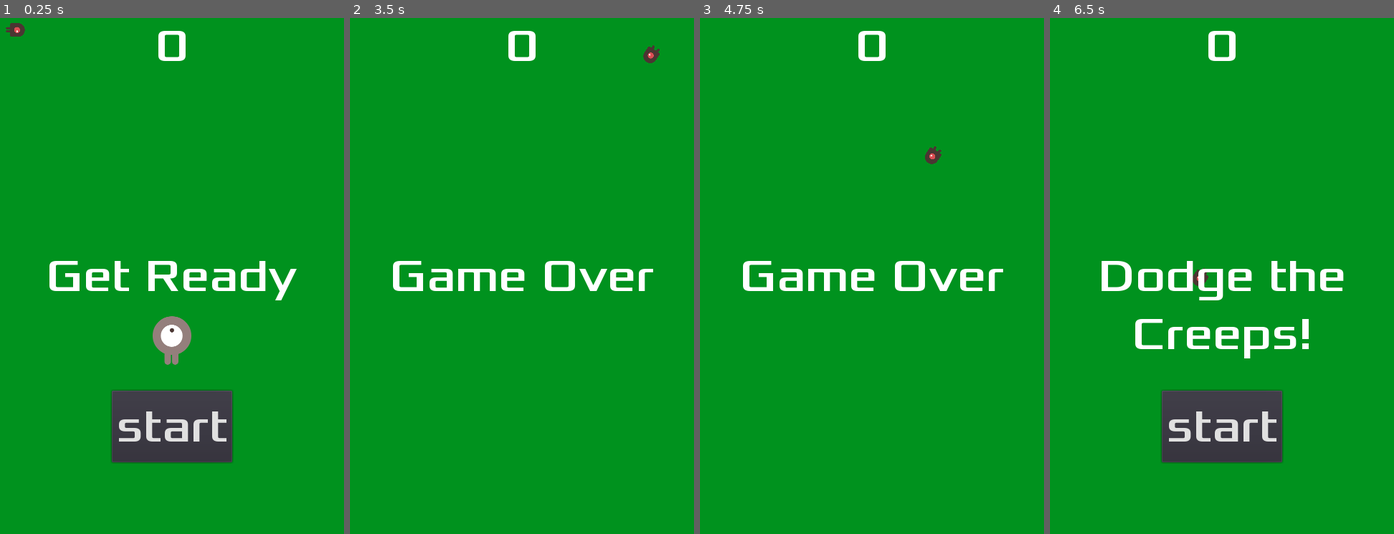
Above: before the commit, frames 1-4 (left to right).
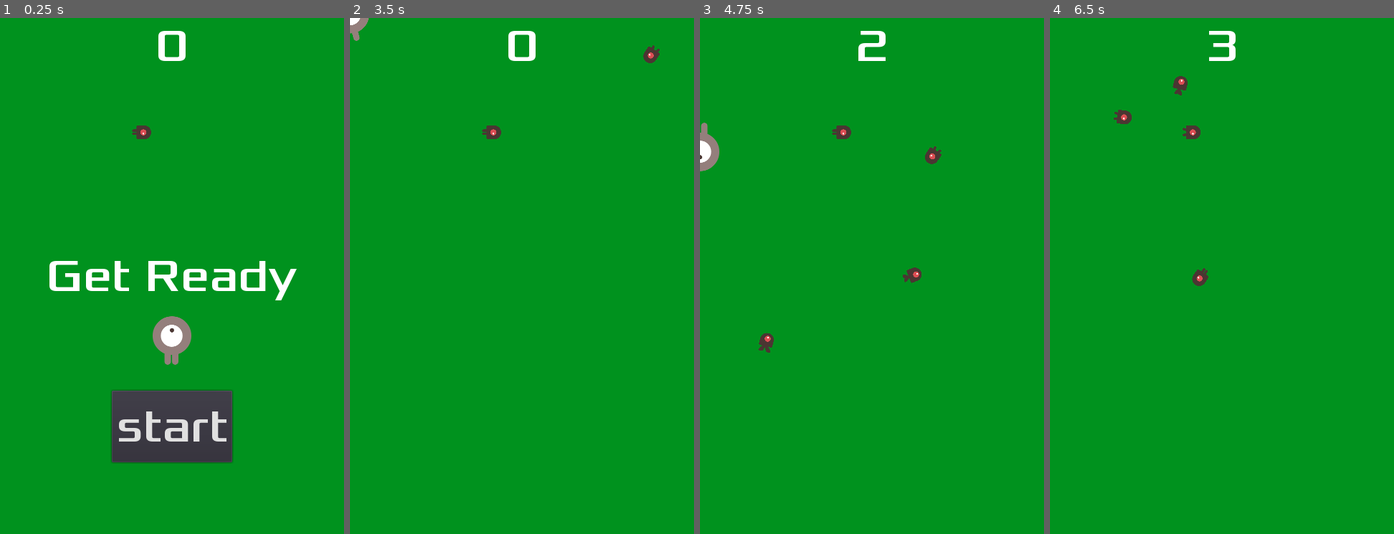
Above: after the commit, the same moments.

Repository: guano/dodge-the-creeps
Game: Godot game, scene res://game.tscn
Same seed, same stepped clock (60 frames per second), same inputs: the game is played once before the commit and once after it. Before the commit the project starts from res://Player.tscn.
Inputs:
- Up to frame 1 (0.25 s): no input
- Up to frame 2 (3.5 s): click "start" at 0.5 s; tap Enter at 1.25 s; hold Up (ui_up) 1.28-2.78 s; hold Left (ui_left) from 2.78 s (still down)
- Up to frame 3 (4.75 s): release Left (ui_left) at 4.28 s; hold Down (ui_down) from 4.28 s (still down)
- Up to frame 4 (6.5 s): release Down (ui_down) at 5.03 s; hold Right (ui_right) 5.03-5.78 s; hold Up (ui_up) from 5.78 s (still down)

The runs differ from the first frame. In frame 1, 0.2% of the frame differs, in the area x 1-44%, y 0-24%; in frame 2, 2.0%; in frame 3, 2.5%; in frame 4, 8.4%, in the area x 15-86%, y 2-87%.

Commit message:
sanitize scene names. I still don't know how to fix the mob always starting spawned already

Diff:
--- a/Player.tscn
+++ b/game.tscn
@@ -1,52 +1,31 @@
-[gd_scene load_steps=18 format=2]
+[gd_scene load_steps=12 format=2]
 
-[ext_resource path="res://dodge_assets/art/playerGrey_walk2.png" type="Texture" id=1]
-[ext_resource path="res://dodge_assets/art/playerGrey_walk1.png" type="Texture" id=2]
-[ext_resource path="res://dodge_assets/art/playerGrey_up2.png" type="Texture" id=3]
-[ext_resource path="res://dodge_assets/art/playerGrey_up1.png" type="Texture" id=4]
-[ext_resource path="res://Player.gd" type="Script" id=5]
-[ext_resource path="res://HUD.gd" type="Script" id=6]
-[ext_resource path="res://dodge_assets/fonts/Xolonium-Regular.ttf" type="DynamicFontData" id=7]
-[ext_resource path="res://dodge_assets/art/House In a Forest Loop.ogg" type="AudioStream" id=8]
-[ext_resource path="res://dodge_assets/art/gameover.wav" type="AudioStream" id=9]
-[ext_resource path="res://Main.gd" type="Script" id=13]
-[ext_resource path="res://Mob.tscn" type="PackedScene" id=14]
+[ext_resource path="res://Main.gd" type="Script" id=1]
+[ext_resource path="res://dodge_assets/art/House In a Forest Loop.ogg" type="AudioStream" id=2]
+[ext_resource path="res://dodge_assets/fonts/Xolonium-Regular.ttf" type="DynamicFontData" id=3]
+[ext_resource path="res://Mob.tscn" type="PackedScene" id=4]
+[ext_resource path="res://HUD.gd" type="Script" id=5]
+[ext_resource path="res://dodge_assets/art/gameover.wav" type="AudioStream" id=6]
+[ext_resource path="res://player_character.tscn" type="PackedScene" id=7]
 
-[sub_resource type="SpriteFrames" id=1]
-animations = [ {
-"frames": [ ExtResource( 4 ), ExtResource( 3 ) ],
-"loop": true,
-"name": "up",
-"speed": 5.0
-}, {
-"frames": [ ExtResource( 2 ), ExtResource( 1 ) ],
-"loop": true,
-"name": "walk",
-"speed": 5.0
-} ]
-
-[sub_resource type="CapsuleShape2D" id=2]
-radius = 26.9957
-height = 13.8298
-
-[sub_resource type="Curve2D" id=5]
+[sub_resource type="Curve2D" id=3]
 _data = {
 "points": PoolVector2Array( 0, 0, 0, 0, 0, 0, 0, 0, 0, 0, 480, 0, 0, 0, 0, 0, 480, 728, 0, 0, 0, 0, 480, 736, 0, 0, 0, 0, 192, 736, 0, 0, 0, 0, 0, 728, 0, 0, 0, 0, 0, 0, 0, 0, 0, 0, 0, 720, 0, 0, 0, 0, 192, 736 )
 }
 
-[sub_resource type="DynamicFont" id=6]
+[sub_resource type="DynamicFont" id=4]
 size = 64
-font_data = ExtResource( 7 )
+font_data = ExtResource( 3 )
 
-[sub_resource type="InputEventAction" id=7]
+[sub_resource type="InputEventAction" id=5]
 action = "ui_select"
 
-[sub_resource type="ShortCut" id=8]
-shortcut = SubResource( 7 )
+[sub_resource type="ShortCut" id=6]
+shortcut = SubResource( 5 )
 
 [node name="Main" type="Node"]
-script = ExtResource( 13 )
-Mob = ExtResource( 14 )
+script = ExtResource( 1 )
+Mob = ExtResource( 4 )
 
 [node name="ColorRect" type="ColorRect" parent="."]
 anchor_right = 1.0
@@ -56,24 +35,12 @@
 "_edit_use_anchors_": false
 }
 
-[node name="Player" type="Area2D" parent="."]
-position = Vector2( 2.59566, 2.07223 )
-script = ExtResource( 5 )
-__meta__ = {
-"_edit_group_": true
-}
-
-[node name="AnimatedSprite" type="AnimatedSprite" parent="Player"]
-scale = Vector2( 0.5, 0.5 )
-frames = SubResource( 1 )
-animation = "up"
-
-[node name="CollisionShape2D" type="CollisionShape2D" parent="Player"]
-shape = SubResource( 2 )
+[node name="Player" parent="." instance=ExtResource( 7 )]
 
 [node name="Mob" parent="." groups=[
 "all_mobs",
-] instance=ExtResource( 14 )]
+] instance=ExtResource( 4 )]
+position = Vector2( 197.672, 159.582 )
 
 [node name="MobTimer" type="Timer" parent="."]
 wait_time = 0.5
@@ -140,12 +107,10 @@
 one_shot = true
 
 [node name="Music" type="AudioStreamPlayer" parent="."]
-stream = ExtResource( 8 )
+stream = ExtResource( 2 )
 
 [node name="DeathSound" type="AudioStreamPlayer" parent="."]
-stream = ExtResource( 9 )
-[connection signal="body_entered" from="Player" to="Player" method="_on_Player_body_entered"]
-[connection signal="hit" from="Player" to="." method="_on_Player_hit"]
+stream = ExtResource( 6 )
 [connection signal="timeout" from="MobTimer" to="." method="_on_MobTimer_timeout"]
 [connection signal="timeout" from="ScoreTimer" to="." method="_on_ScoreTimer_timeout"]
 [connection signal="timeout" from="StartTimer" to="." method="_on_StartupTimer_timeout"]
--- /dev/null
+++ b/player_character.tscn
@@ -0,0 +1,40 @@
+[gd_scene load_steps=8 format=2]
+
+[ext_resource path="res://Player.gd" type="Script" id=1]
+[ext_resource path="res://dodge_assets/art/playerGrey_up1.png" type="Texture" id=2]
+[ext_resource path="res://dodge_assets/art/playerGrey_up2.png" type="Texture" id=3]
+[ext_resource path="res://dodge_assets/art/playerGrey_walk1.png" type="Texture" id=4]
+[ext_resource path="res://dodge_assets/art/playerGrey_walk2.png" type="Texture" id=5]
+
+[sub_resource type="SpriteFrames" id=1]
+animations = [ {
+"frames": [ ExtResource( 2 ), ExtResource( 3 ) ],
+"loop": true,
+"name": "up",
+"speed": 5.0
+}, {
+"frames": [ ExtResource( 4 ), ExtResource( 5 ) ],
+"loop": true,
+"name": "walk",
+"speed": 5.0
+} ]
+
+[sub_resource type="CapsuleShape2D" id=2]
+radius = 26.9957
+height = 13.8298
+
+[node name="Player" type="Area2D"]
+position = Vector2( 318.953, 167.592 )
+script = ExtResource( 1 )
+__meta__ = {
+"_edit_group_": true
+}
+
+[node name="AnimatedSprite" type="AnimatedSprite" parent="."]
+scale = Vector2( 0.5, 0.5 )
+frames = SubResource( 1 )
+animation = "up"
+
+[node name="CollisionShape2D" type="CollisionShape2D" parent="."]
+shape = SubResource( 2 )
+[connection signal="body_entered" from="." to="." method="_on_Player_body_entered"]
--- a/project.godot
+++ b/project.godot
@@ -16,7 +16,7 @@
 [application]
 
 config/name="Dodge the Creeps"
-run/main_scene="res://Player.tscn"
+run/main_scene="res://game.tscn"
 config/icon="res://icon.png"
 
 [display]
Not shown: 3 places in game.tscn that only renumber resources
